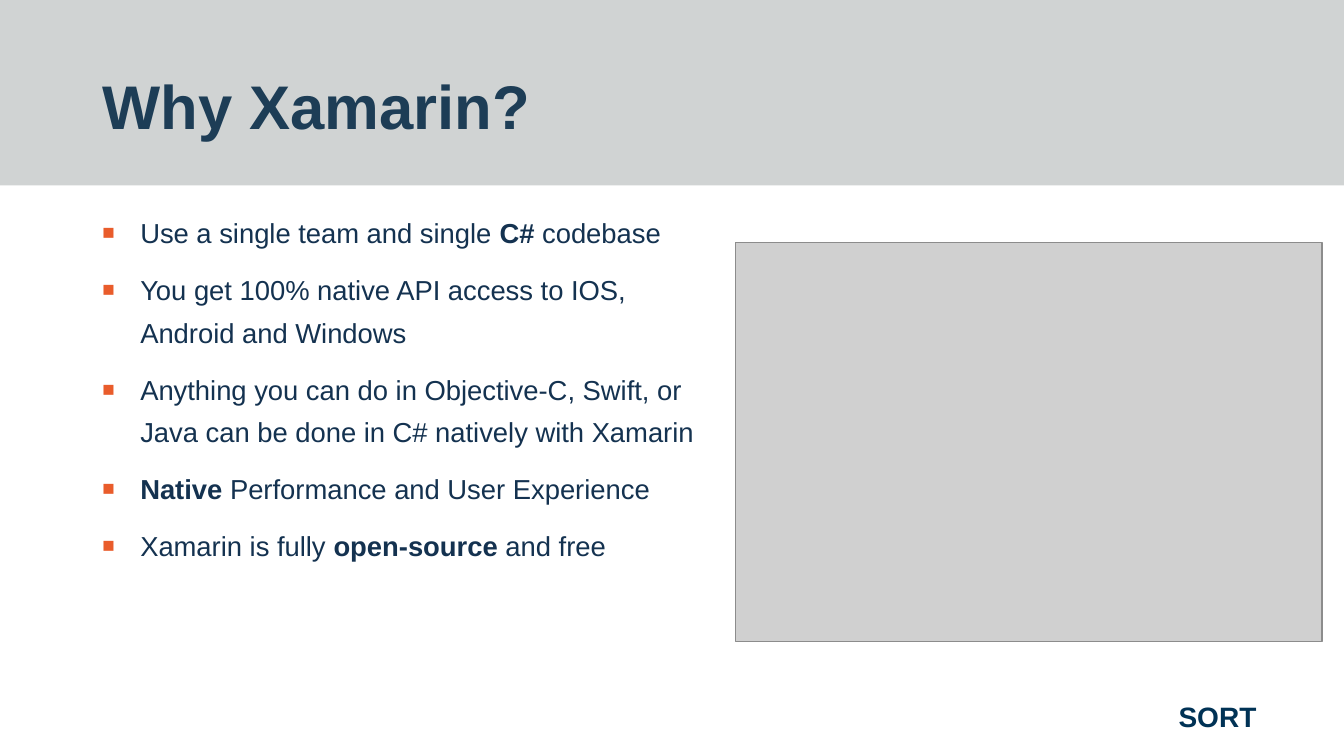
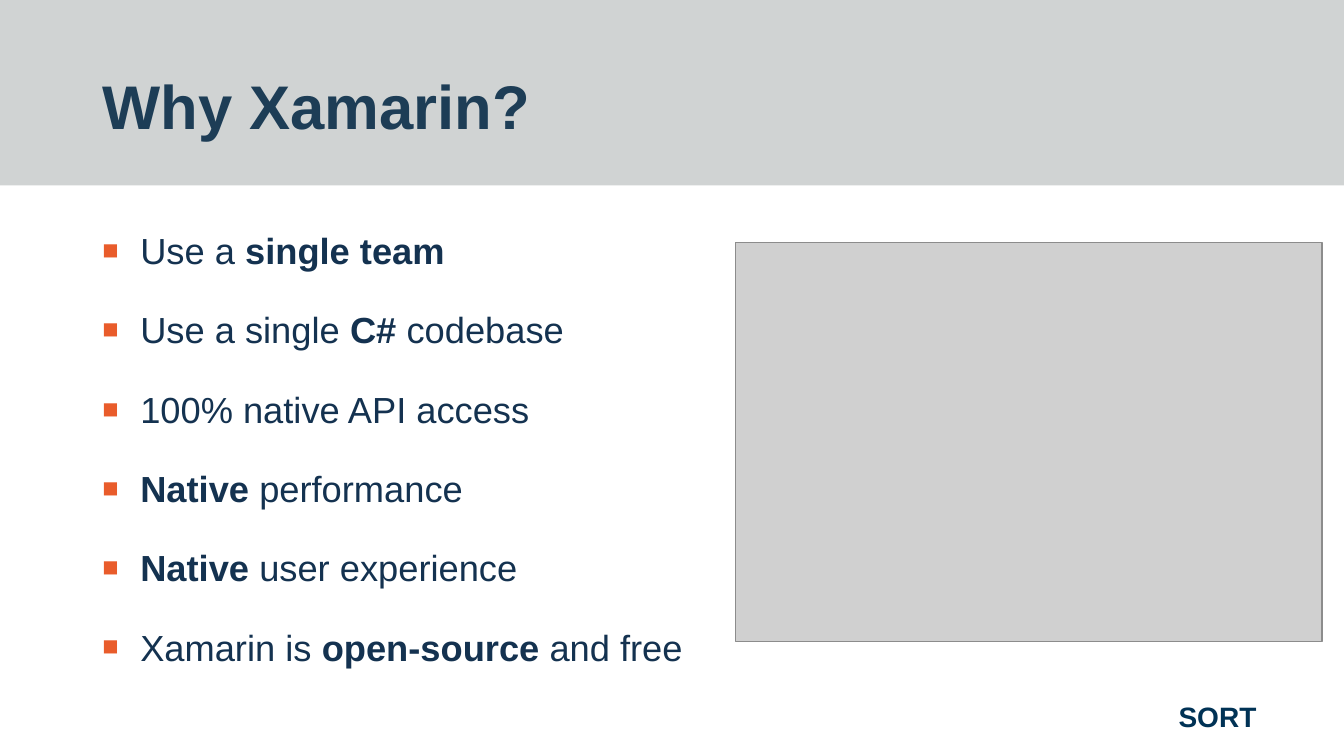
Before and after one commit to worthingtonjg/Sort2019, a slide deck: slide 7 of XamarinForms/Final - Xamarin Forms - Sort 2019 - Jon Worthington.pptx (slide 5 before the commit). Drawn at 1344x756 pixels with LibreOffice and Linux fonts; fonts in the diff are those of the drawing; grey boxes stand for pictures; background and template pictures are left out. Boxes give left, top, right and bottom in pixels: in the first picture for what was removed or moved away, otherwise in the second. Text is boxed around its words. In the diff, an @@ line names an element or a change of style, - is before the commit and + after.

```diff
--- a/XamarinForms/Final - Xamarin Forms - Sort 2019 - Jon Worthington.pptx
+++ b/XamarinForms/Final - Xamarin Forms - Sort 2019 - Jon Worthington.pptx
@@ text at box(140, 237, 682, 667): text changed; size 19.6 to 25.9 pt @@
-■ Use a single team and single C# codebase
-■ You get 100% native API access to IOS, Android and Windows
-■ Anything you can do in Objective-C, Swift, or Java can be done in C# natively with Xamarin
-■ Native Performance and User Experience
-■ Xamarin is fully open-source and free
+■ Use a single team
+■ Use a single C# codebase
+■ 100% native API access
+■ Native performance
+■ Native user experience
+■ Xamarin is open-source and free
```
Also in this commit, not shown: 5 other slides changed, 2 slides added, 1 slide removed, 1 other file.
